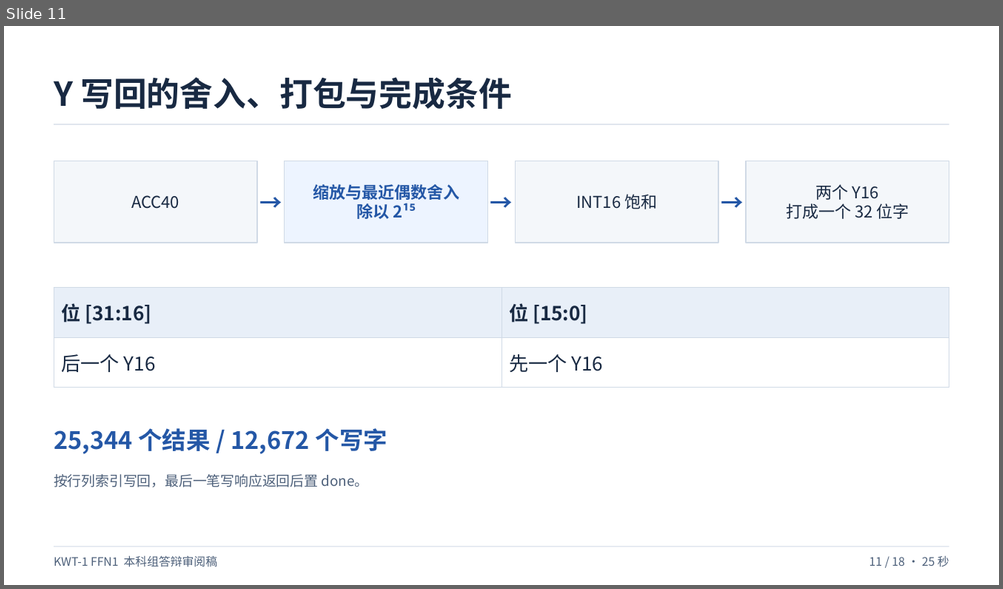
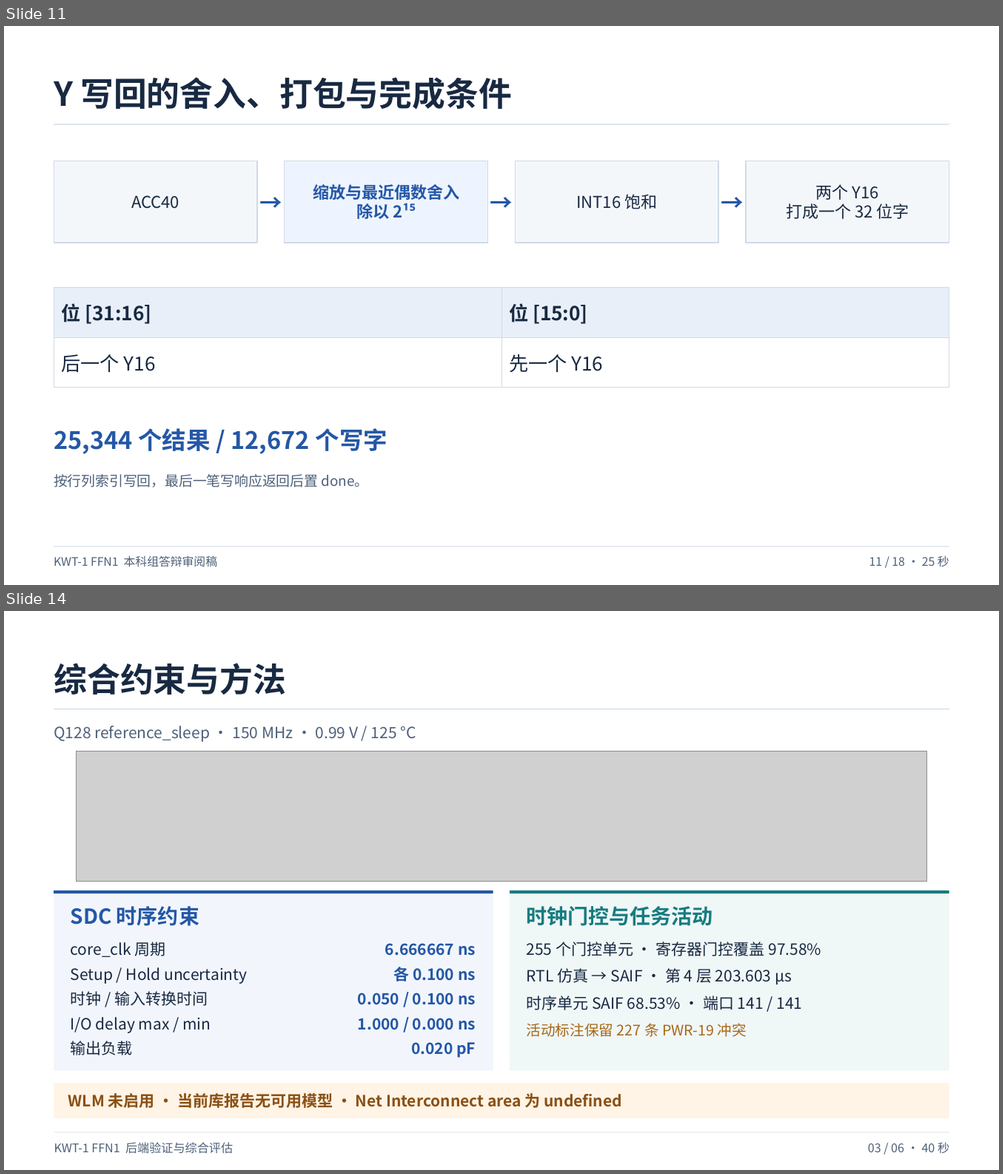
Before and after one commit to hhaxi/keyword_transfomer_accelerator, a slide deck: defense/本科组答辩审阅稿-第5页数据流_zxy.pptx. Shown one above the other, each under a label of ours: slide 11 before the commit, slides 11 and 14 after it; the slides between them are not shown. The pictures are 1003x589 and 1003x1174 pixels, drawn with LibreOffice and Linux fonts; fonts in the diff are those of the drawing; grey boxes stand for pictures. Boxes give left, top, right and bottom in pixels: in the first picture for what was removed or moved away, otherwise in the second. Text is boxed around its words. In the diff, an @@ line names an element or a change of style, - is before the commit and + after.

```diff
--- a/defense/本科组答辩审阅稿-第5页数据流_zxy.pptx
+++ b/defense/本科组答辩审阅稿-第5页数据流_zxy.pptx
@@ slide 14 added at bbox=[4, 611, 999, 1170], background #FFFFFF @@
@@ text added at bbox=[54, 663, 287, 695], 32 pt, text #182942, bold @@
+综合约束与方法
@@ rectangle added at bbox=[54, 709, 949, 709], fill #D0DAE6 @@
@@ text added at bbox=[54, 726, 415, 742], 15 pt, text #4D607A @@
+Q128 reference_sleep · 150 MHz · 0.99 V / 125 °C
@@ picture added at bbox=[76, 752, 926, 882] @@
@@ rectangle added at bbox=[54, 891, 493, 1071], fill #F2F6FC @@
@@ rectangle added at bbox=[54, 891, 493, 894], fill #2457A6 @@
@@ rectangle added at bbox=[510, 891, 949, 1071], fill #F0F7F7 @@
@@ rectangle added at bbox=[510, 891, 949, 894], fill #167C80 @@
@@ text added at bbox=[71, 906, 199, 926], 20 pt, text #2457A6, bold @@
+SDC 时序约束
@@ text added at bbox=[526, 906, 713, 926], 20 pt, text #167C80, bold @@
+时钟门控与任务活动
@@ text added at bbox=[71, 942, 166, 957], 15 pt, text #182942 @@
+core_clk 周期
@@ text added at bbox=[385, 943, 475, 956], 15 pt, text #2457A6, bold @@
+6.666667 ns
@@ text added at bbox=[526, 942, 821, 957], 15 pt, text #182942 @@
+255 个门控单元 · 寄存器门控覆盖 97.58%
@@ text added at bbox=[71, 968, 247, 984], 15 pt, text #182942 @@
+Setup / Hold uncertainty
@@ text added at bbox=[393, 967, 475, 982], 15 pt, text #2457A6, bold @@
+各 0.100 ns
@@ text added at bbox=[526, 968, 791, 985], 15 pt, text #182942 @@
+RTL 仿真 → SAIF · 第 4 层 203.603 µs
@@ text added at bbox=[71, 991, 208, 1006], 15 pt, text #182942 @@
+时钟 / 输入转换时间
@@ text added at bbox=[358, 993, 475, 1005], 15 pt, text #2457A6, bold @@
+0.050 / 0.100 ns
@@ text added at bbox=[526, 996, 802, 1011], 15 pt, text #182942 @@
+时序单元 SAIF 68.53% · 端口 141 / 141
@@ text added at bbox=[71, 1017, 210, 1034], 15 pt, text #182942 @@
+I/O delay max / min
@@ text added at bbox=[358, 1018, 475, 1031], 15 pt, text #2457A6, bold @@
+1.000 / 0.000 ns
@@ text added at bbox=[526, 1023, 746, 1037], 14 pt, text #A86818 @@
+活动标注保留 227 条 PWR-19 冲突
@@ text added at bbox=[71, 1041, 133, 1056], 15 pt, text #182942 @@
+输出负载
@@ text added at bbox=[411, 1042, 475, 1058], 15 pt, text #2457A6, bold @@
+0.020 pF
@@ rectangle added at bbox=[54, 1083, 949, 1119], fill #FFF4E5 @@
@@ text added at bbox=[68, 1093, 622, 1108], 15 pt, text #8A5014, bold @@
+WLM 未启用 · 当前库报告无可用模型 · Net Interconnect area 为 undefined
@@ rectangle added at bbox=[54, 1133, 949, 1133], fill #D0DAE6 @@
@@ text added at bbox=[54, 1142, 233, 1154], 11.5 pt, text #4D607A @@
+KWT-1 FFN1 后端验证与综合评估
@@ text added at bbox=[868, 1142, 949, 1153], 11.5 pt, text #4D607A @@
+03 / 06 · 40 秒
```
Also in this commit, not shown: 1 slide changed, 3 other slides added, 3 slides removed.
